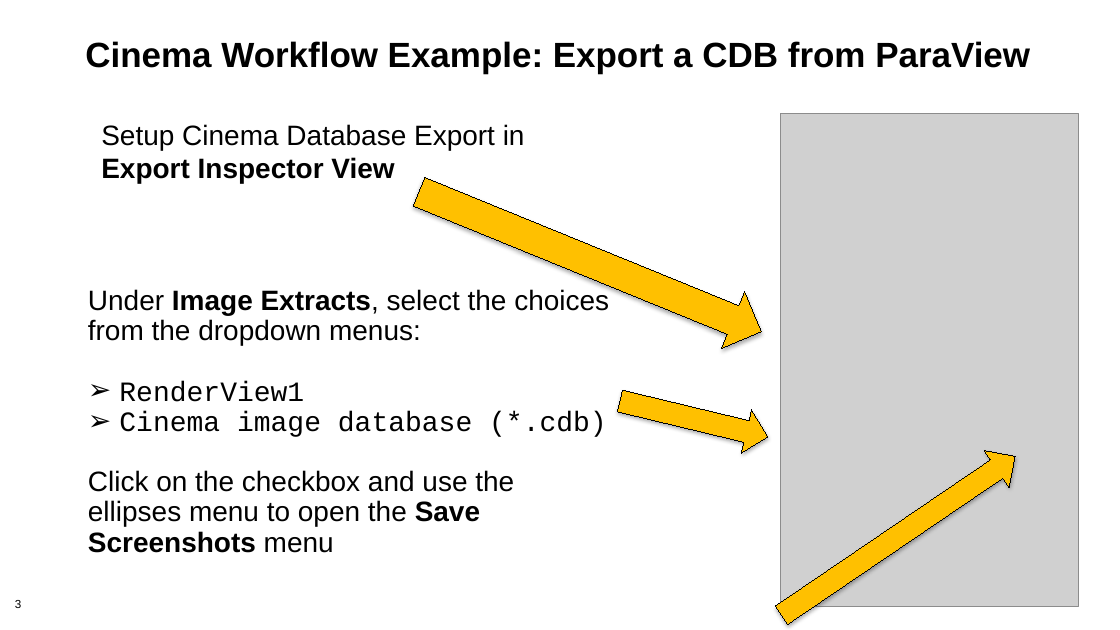
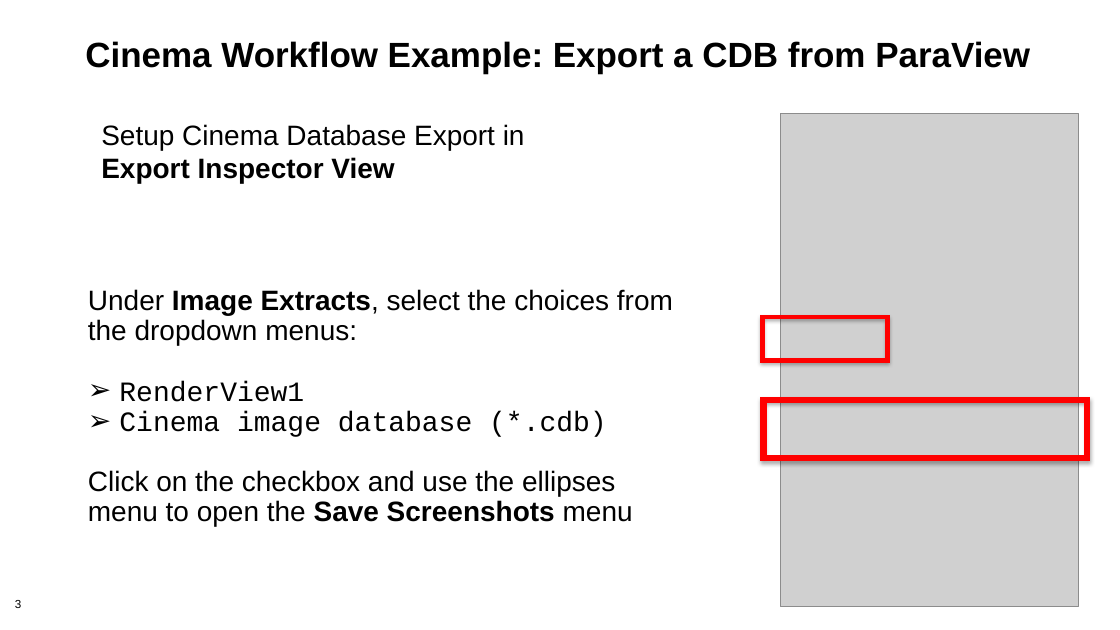
Before and after one commit to cinemascience/cinema_tutorial_slides, a slide deck: slide 3 of 2019-11_SC19/workflow_powerpoint/Cinema_Workflow_PV_Export.pptx. Drawn at 1120x630 pixels with LibreOffice and Linux fonts; fonts in the diff are those of the drawing; grey boxes stand for pictures; background and template pictures are left out. Boxes give left, top, right and bottom in pixels: in the first picture for what was removed or moved away, otherwise in the second. Text is boxed around its words. In the diff, an @@ line names an element or a change of style, - is before the commit and + after.

Commit message:
pptx updates

```diff
--- a/2019-11_SC19/workflow_powerpoint/Cinema_Workflow_PV_Export.pptx
+++ b/2019-11_SC19/workflow_powerpoint/Cinema_Workflow_PV_Export.pptx
@@ left arrow removed at (407, 163, 774, 361) @@
@@ text "Under Image Extracts, select the ..." rewrapped from (88, 288, 609, 553) to (88, 289, 673, 527) @@
@@ frame added at (761, 315, 890, 362), fill #FF0000, outline #FF0000 0.75 pt @@
@@ right arrow removed at (614, 379, 773, 458) @@
@@ frame added at (761, 397, 1091, 460), fill #FF0000, outline #FF0000 0.75 pt @@
@@ right arrow removed at (769, 438, 1027, 630) @@
```
Also in this commit, not shown: 4 other slides changed.
